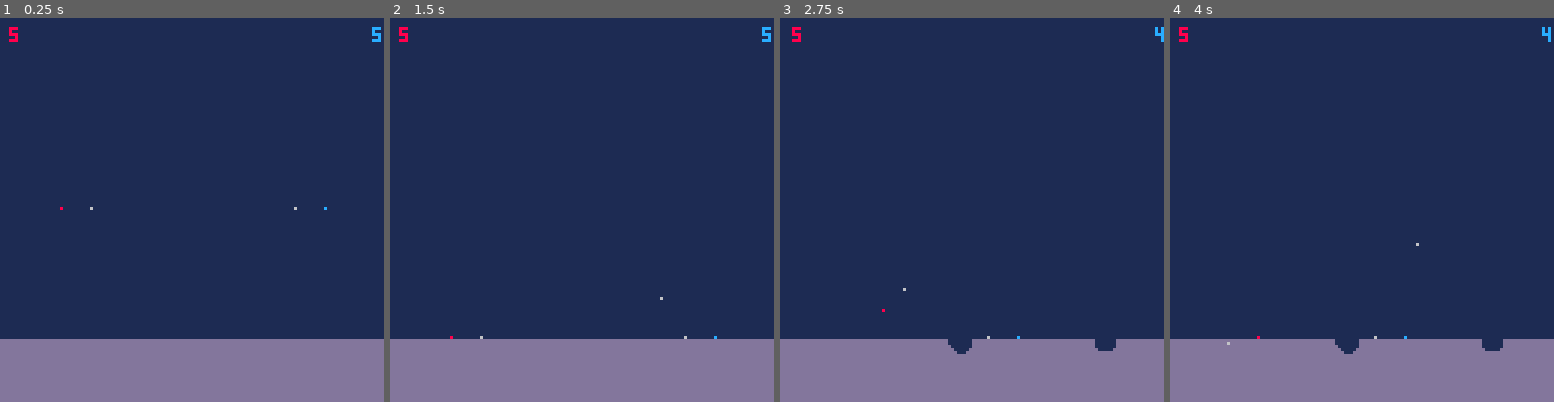
Above: before the commit, frames 1-4 (left to right).
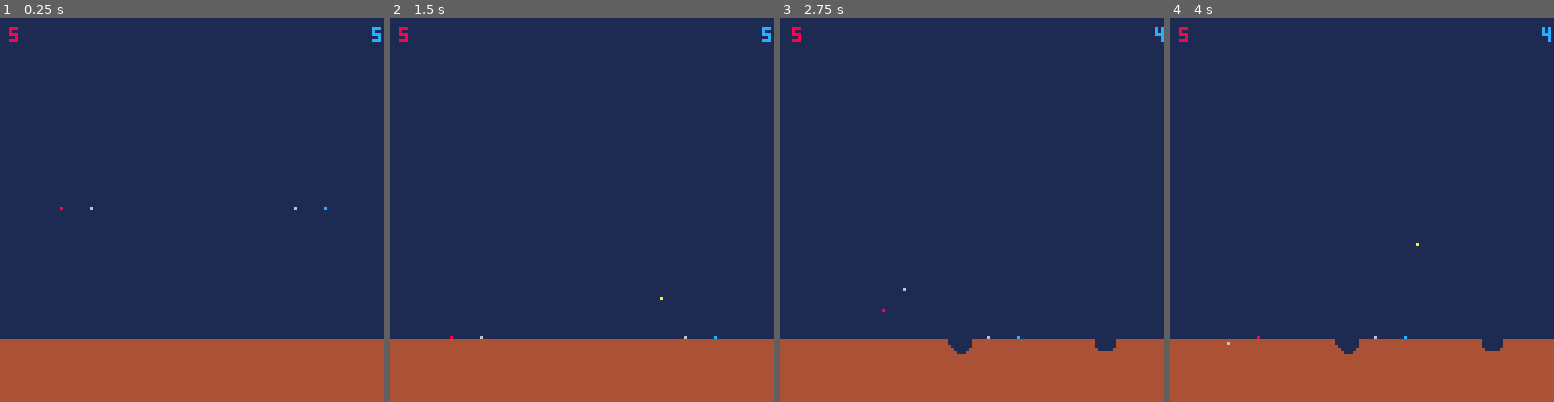
Above: after the commit, the same moments.

Repository: iamapea/miniature_jam
Game: PICO-8 cartridge mini.p8
The game is run twice, just before and just after one commit, with the same random seed, the same clock (stepped at 60 frames per second) and the same inputs.
Inputs:
- Up to frame 1 (0.25 s): no input
- Up to frame 2 (1.5 s): tap X (X key) at 0.33, 1.07 s; tap O (Z key) at 0.7 s
- Up to frame 3 (2.75 s): hold Right 1.6-2.1 s; tap O (Z key) at 1.7, 2.1, 2.5 s; tap X (X key) at 1.85 s; hold Up 2.15-2.42 s; hold Right from 2.47 s (still down)
- Up to frame 4 (4 s): tap O (Z key) at 2.9, 3.3, 3.7 s; tap X (X key) at 2.97 s; release Right at 3.03 s; hold Left 3.08-3.58 s; hold Down 3.63-3.97 s

The runs differ from the first frame. In frame 1, 16% of the frame differs, in the area x 0-100%, y 83-100%; in frame 2, 16%, in the area x 0-100%, y 72-100%; in frame 3, 16%; in frame 4, 16%.

Commit message:
fix death by edge, simplify death handling

Diff:
--- a/mini.p8
+++ b/mini.p8
@@ -12,7 +12,7 @@
  world_size_x = 127
  world_size_y = 127
  aim_speed = 0.015
- ground_color = 13
+ ground_color = 4
  ground_height = 20
  grav_acc_bullet = 0.01
  grav_acc_player = 0.05
@@ -22,7 +22,7 @@
  -- visual parameters
  col_players = {8,12}
  col_ch = 6 --crosshair
- col_bullet = 6
+ col_bullet = 10
  -- create players
  p1 = new_player(1,20,player_spawn_y,
                  col_players[1],
@@ -356,24 +356,17 @@
   end
  end
  --check distance to players
- i_dead_players = {}
  for i = 1,#players do
   p = players[i]
   if distance(p,t) < t.exp_rad then
-   if handle_death(i) then
-    add(i_dead_players,i)
-   end
-  end
- end
- --remove players w/o lives left
- for i in all(i_dead_players) do
-  players[i].exists = false
+   handle_death(i)
+  end
  end
 end
 
 function handle_death(idx)
- -- if a player has no lives,
- --its index is returned
+ -- respawn player if lives left
+ -- or mark as non-existent
  sfx(3)
  spawn_x = flr(rnd(100))+14
  if spawn_x > 64 then
@@ -382,12 +375,11 @@
   spawn_aim = -.5
  end
  players[idx].lives -= 1
- if players[idx].lives == 0 then
-  return idx
+ if players[idx].lives <= 0 then
+  players[idx].exists = false
  else
   respawn(idx)
  end
- return nil
 end
 
 function respawn(idx)
@@ -473,6 +465,10 @@
    state = "over"
   end
  end
+ -- cleanup
+ for p in all(players) do
+  if (p.lives < 0) p.lives = 0
+ end
 end
 
 function distance(a,b)
